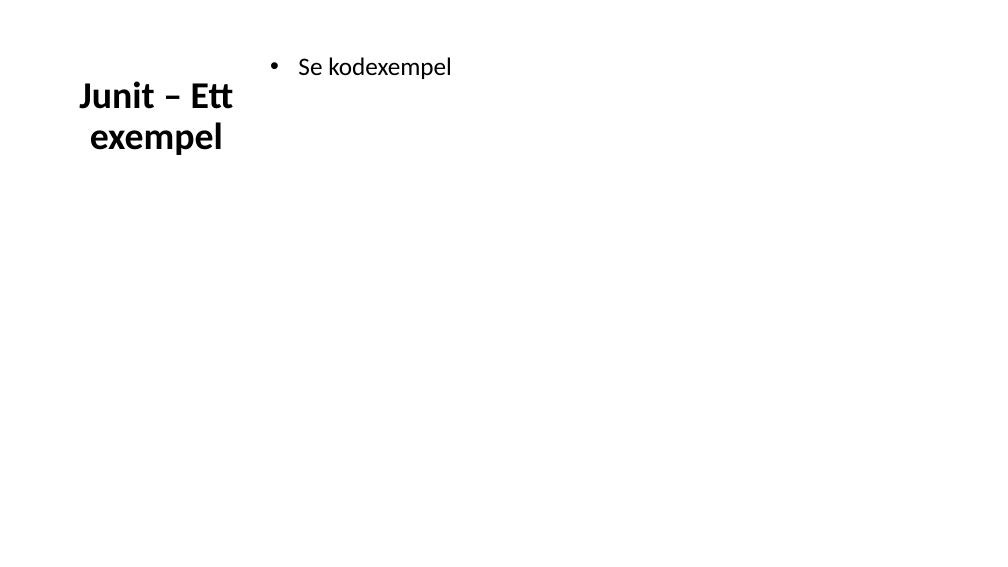
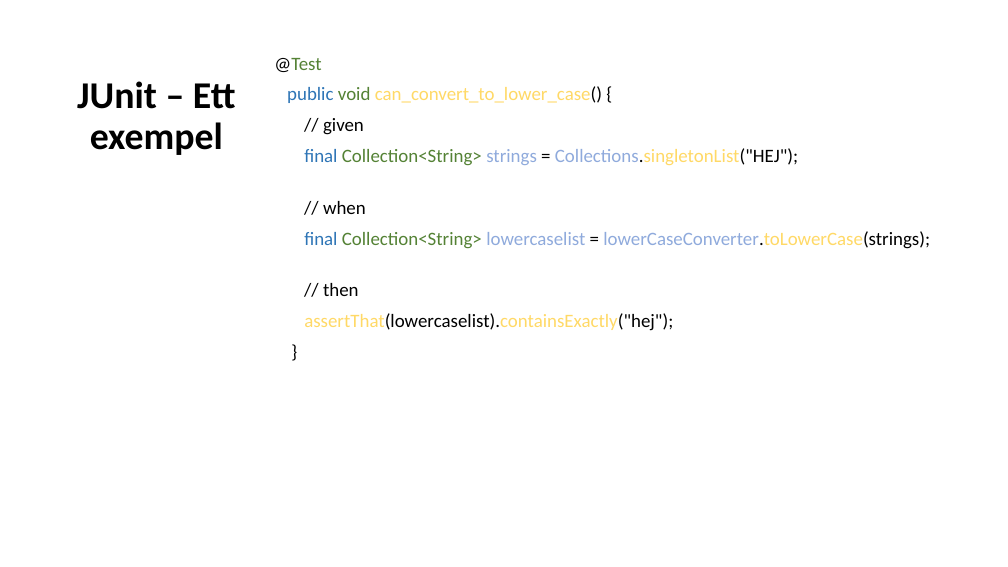
Before and after one commit to Omegapoint/tdd-lab, a slide deck: slide 5 of TDD-Presentation.pptx (slide 4 before the commit). Drawn at 1008x567 pixels with LibreOffice and Linux fonts; fonts in the diff are those of the drawing. Boxes give left, top, right and bottom in pixels: in the first picture for what was removed or moved away, otherwise in the second. Text is boxed around its words. In the diff, an @@ line names an element or a change of style, - is before the commit and + after.

Commit message:
add slides to ppt and one simple test

```diff
--- a/TDD-Presentation.pptx
+++ b/TDD-Presentation.pptx
@@ subtitle at (274, 58, 930, 331): text changed; size 24 to 18 pt; text colour #000000 to #FFD966 @@
-• Se kodexempel
+@Test
+public void can_convert_to_lower_case() {
+// given
+final Collection<String> strings = Collections.singletonList("HEJ");
+// when
+final Collection<String> lowercaselist = lowerCaseConverter.toLowerCase(strings);
+// then
+assertThat(lowercaselist).containsExactly("hej");
+}
@@ title at (77, 81, 236, 155): text changed @@
-Junit – Ett exempel
+JUnit – Ett exempel
```
Also in this commit, not shown: 6 other slides changed, 1 slide added, 5 other files.
